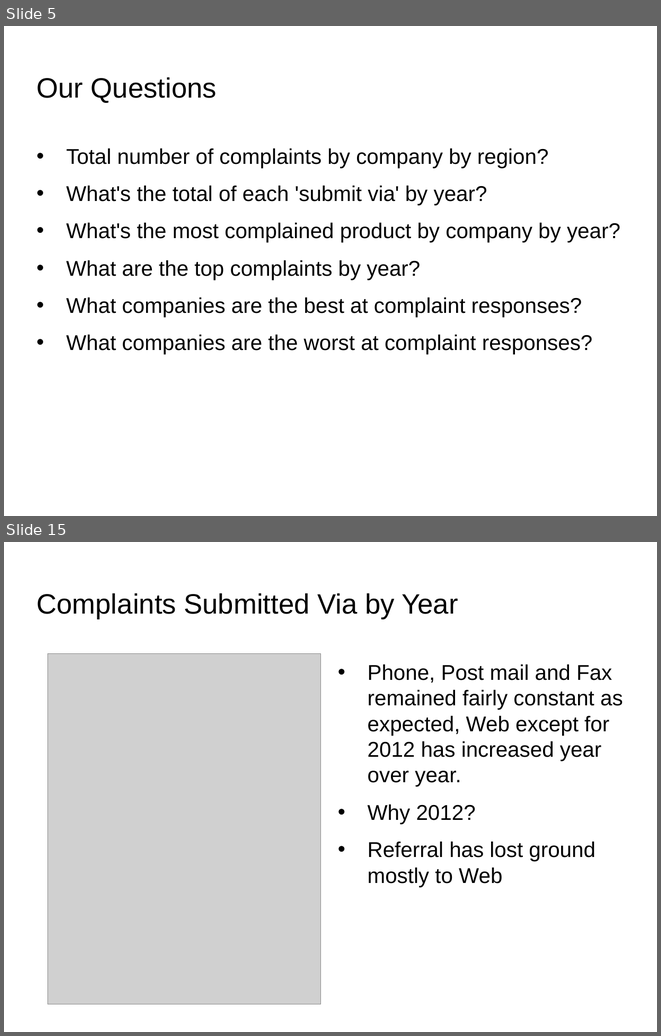
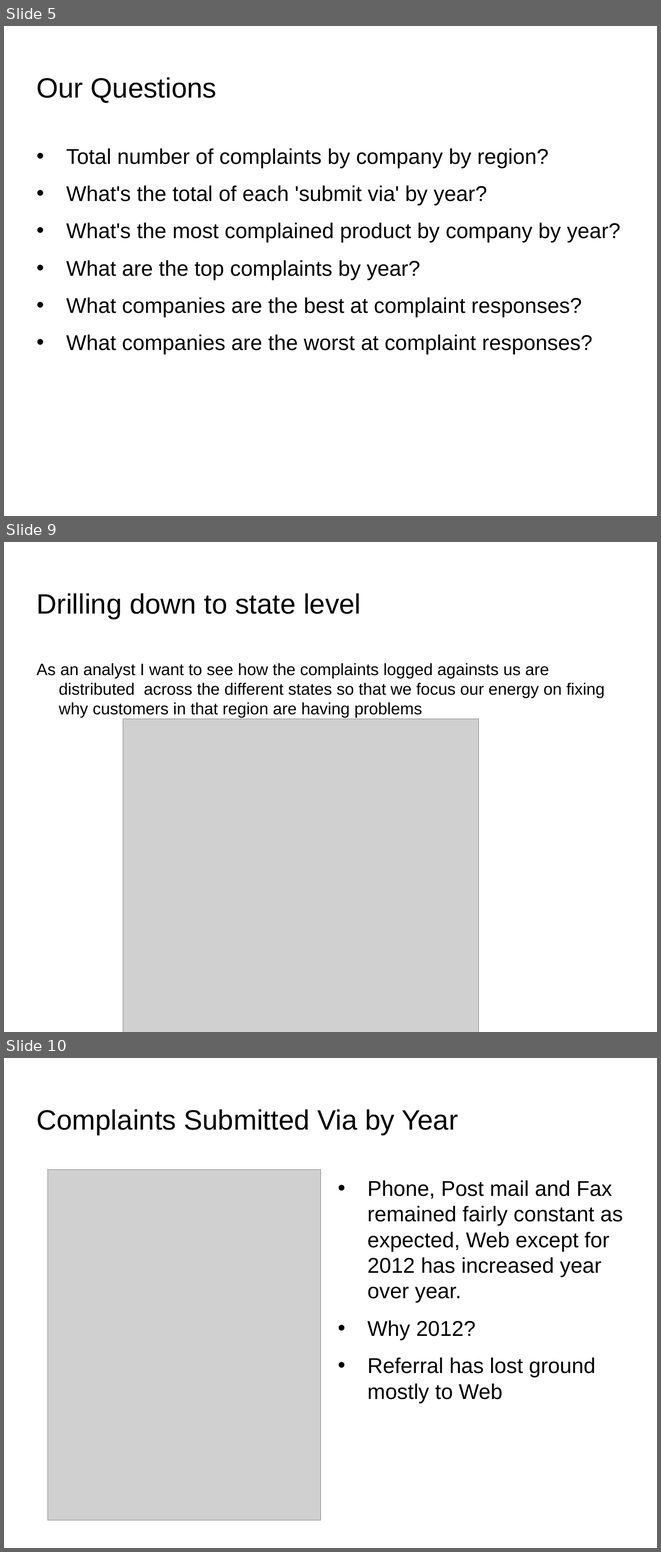
Before and after one commit to tawrahim/PCP_Final_Project, a slide deck: presentation.ppt. Shown one above the other, each under a label of ours: slides 5 and 15 before the commit, slides 5, 9 and 10 after it; the slides between them are not shown. The pictures are 661x1036 and 661x1552 pixels, drawn with LibreOffice and Linux fonts; fonts in the diff are those of the drawing; grey boxes stand for pictures; background and template pictures are left out. Boxes give left, top, right and bottom in pixels: in the first picture for what was removed or moved away, otherwise in the second. Text is boxed around its words. In the diff, an @@ line names an element or a change of style, - is before the commit and + after.

```diff
--- a/presentation.ppt
+++ b/presentation.ppt
@@ slide 9 added at (4, 542, 657, 1032), background picture (left out) @@
@@ title added at (37, 593, 361, 619), 34 pt, text #000000 @@
+Drilling down to state level
@@ text added at (36, 663, 604, 718), 20 pt, text #000000 @@
+As an analyst I want to see how the complaints logged againsts us are distributed across the different states so that we focus our energy on fixing why customers in that region are having problems
@@ picture added at (123, 718, 478, 1032) @@
@@ what was slide 15 is now slide 10 @@
```
Also in this commit, not shown: 4 slides changed, 2 slides removed, 1 other file.
